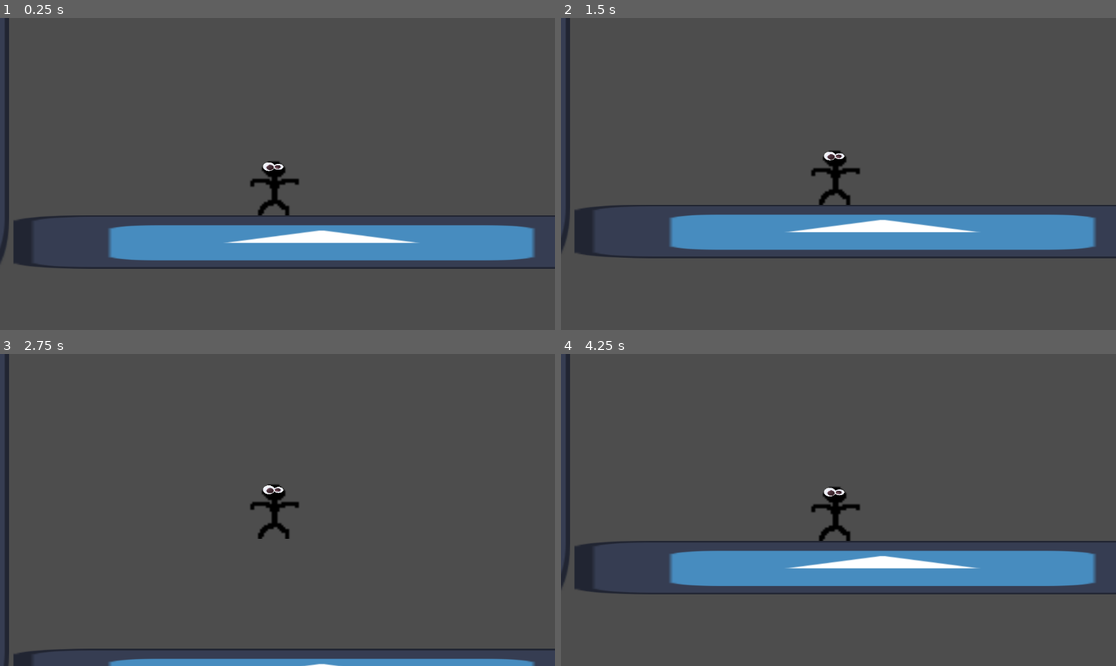
Above: before the commit, frames 1-4 (two rows, left to right).
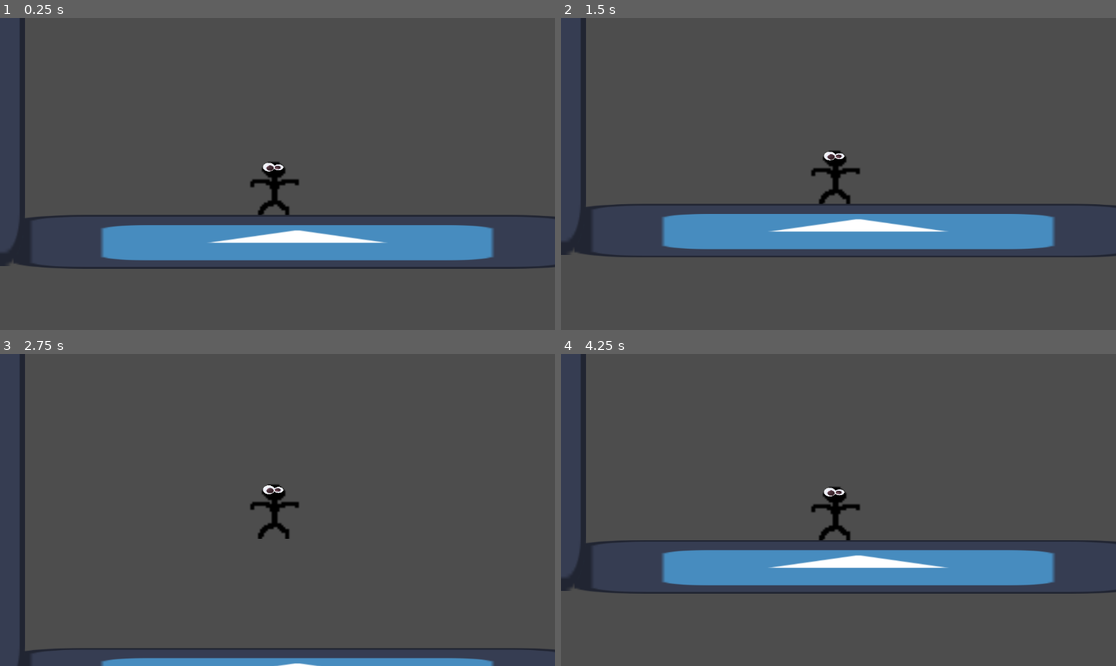
Above: after the commit, the same moments.

Repository: loganfraser12/gamedesignpit
Game: Godot game, scene res://game.tscn
Two runs of this game, one before a commit and one after it. Both use one fixed random seed, a clock stepped at 60 frames per second and the inputs below. The engine's default icon, where the game draws it, is replaced by a stand-in: a white triangle on a blue panel in a dark square.
Inputs:
- Up to frame 1 (0.25 s): no input
- Up to frame 2 (1.5 s): no input
- Up to frame 3 (2.75 s): tap Enter at 2 s
- Up to frame 4 (4.25 s): no input

The runs differ from the first frame. In frame 1, 3.3% of the frame differs, in the area x 0-100%, y 0-81%; in frame 2, 4.6%, in the area x 0-100%, y 0-78%; in frame 3, 2.6%; in frame 4, 4.2%.

Commit message:
working on dashing
i started the code on sadhing and i will finish it next time

Diff:
--- a/Gamedesignpit/game.tscn
+++ b/Gamedesignpit/game.tscn
@@ -13,9 +13,9 @@
 scale = Vector2(1.78456, 0.174661)
 
 [node name="StaticBody2D2" parent="." instance=ExtResource("2_33rlb")]
-position = Vector2(-731, -13)
-scale = Vector2(0.414265, 1.39106)
+position = Vector2(-713, -22)
+scale = Vector2(0.534265, 1.39106)
 
 [node name="StaticBody2D3" parent="." instance=ExtResource("2_33rlb")]
-position = Vector2(949, -24)
+position = Vector2(772, -9)
 scale = Vector2(-0.538753, 1.46265)
--- a/Gamedesignpit/platforms.tscn
+++ b/Gamedesignpit/platforms.tscn
@@ -3,16 +3,16 @@
 [ext_resource type="Texture2D" uid="uid://cng106av0ql4c" path="res://icon.svg" id="1_uodtm"]
 
 [sub_resource type="RectangleShape2D" id="RectangleShape2D_v75at"]
-size = Vector2(721, 635)
+size = Vector2(641.5, 627)
 
 [node name="StaticBody2D" type="StaticBody2D"]
 position = Vector2(20, 129)
 
 [node name="Sprite2D" type="Sprite2D" parent="."]
-position = Vector2(16, -149.5)
-scale = Vector2(5.60156, 4.97656)
+position = Vector2(-12.2499, -149.5)
+scale = Vector2(5.16015, 4.97656)
 texture = ExtResource("1_uodtm")
 
 [node name="CollisionShape2D" type="CollisionShape2D" parent="."]
-position = Vector2(24, -147.5)
+position = Vector2(-15.75, -143.5)
 shape = SubResource("RectangleShape2D_v75at")
--- a/Gamedesignpit/player.tscn
+++ b/Gamedesignpit/player.tscn
@@ -15,6 +15,9 @@
 var max_jump = 3
 # Get the gravity from the project settings to be synced with RigidBody nodes.
 var gravity = ProjectSettings.get_setting(\"physics/2d/default_gravity\")
+
+const dash_speed = 900.0
+var dashing = false
 
 
 func _physics_process(delta):
